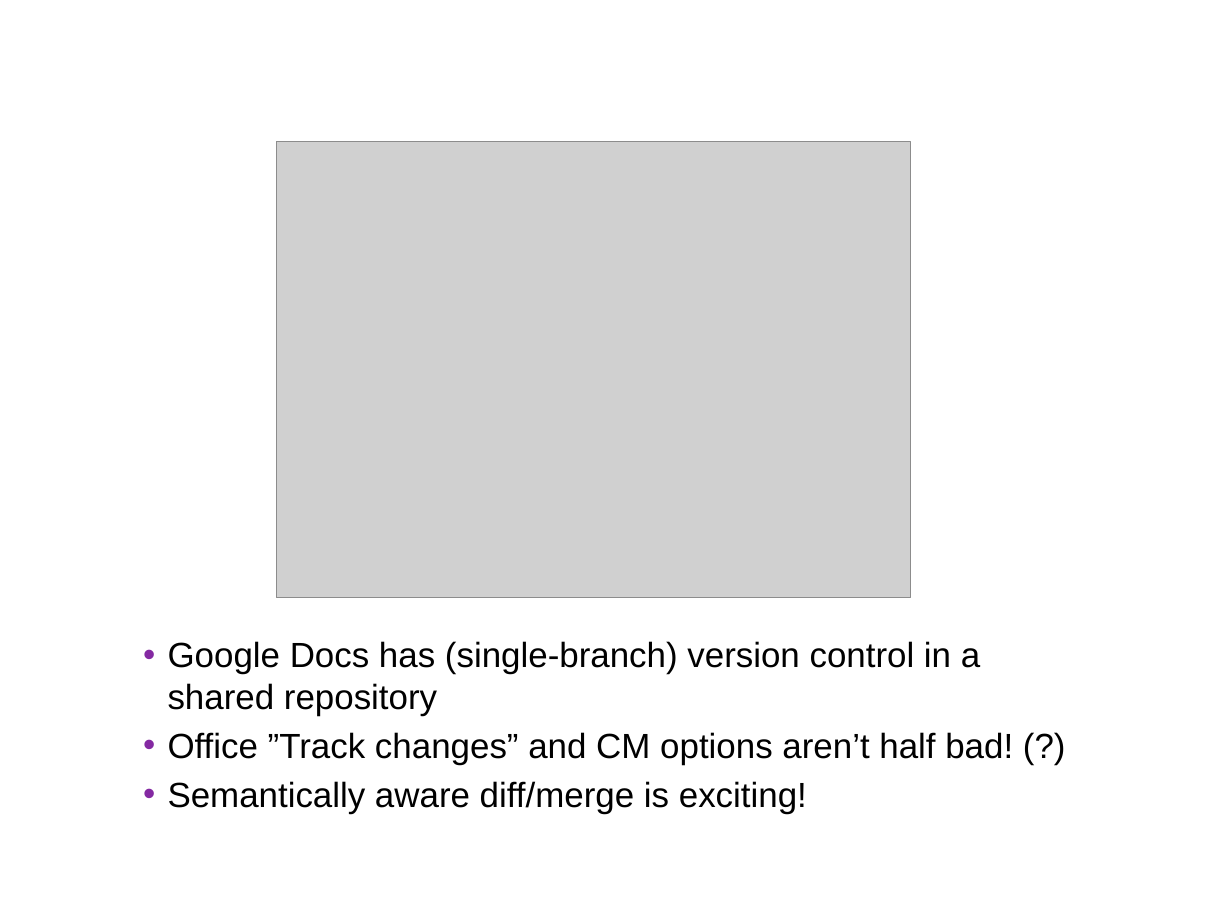
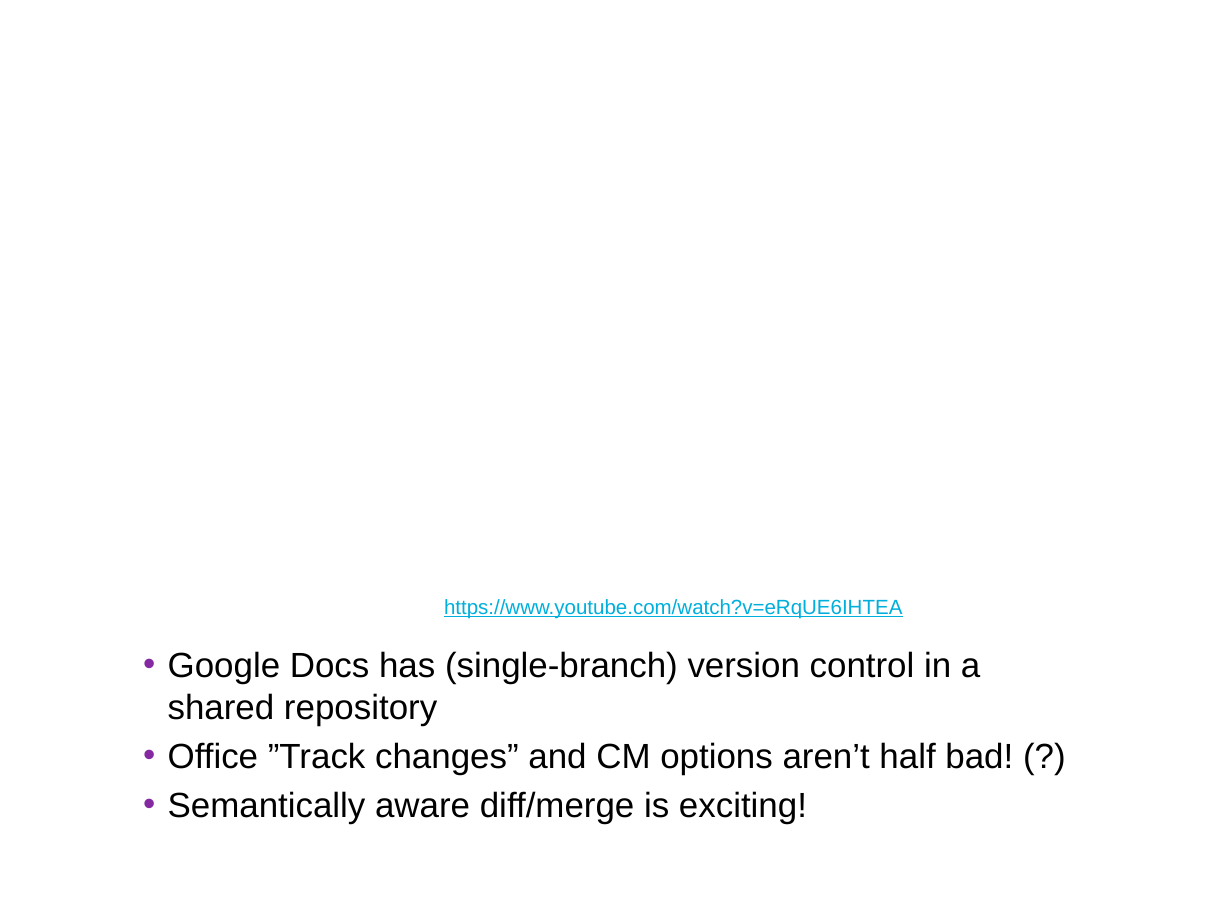
Before and after one commit to UncleCJ/hicollegegit, a slide deck: slide 5 of Intro_to_SCM_and_Git-presentation.pptm. Drawn at 1232x924 pixels with LibreOffice and Linux fonts; fonts in the diff are those of the drawing; grey boxes stand for pictures; background and template pictures are left out. Boxes give left, top, right and bottom in pixels: in the first picture for what was removed or moved away, otherwise in the second. Text is boxed around its words. In the diff, an @@ line names an element or a change of style, - is before the commit and + after.

Commit message:
Fixed youtube links/embed and some chapter slides

```diff
--- a/Intro_to_SCM_and_Git-presentation.pptm
+++ b/Intro_to_SCM_and_Git-presentation.pptm
@@ picture removed at <box>276,142,910,598</box> @@
@@ text added at <box>444,599,902,619</box>, 12 pt, text #00AFDB, underline @@
+https://www.youtube.com/watch?v=eRqUE6IHTEA
@@ text "Google Docs has (single-branch) version ...": place and size @@
-text "Google Docs has (single-branch) version ..." at <box>168,641,1013,814</box>
+text "Google Docs has (single-branch) version ..." at <box>168,651,1013,823</box>
```
Also in this commit, not shown: 2 other slides changed, 2 slides added.
